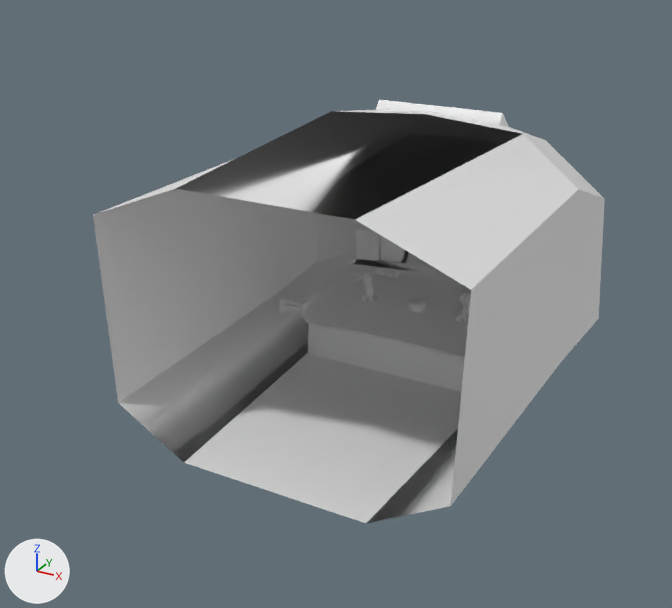
Renders of the FBX model Assets/Models/cockpitBLOCKOUT.fbx from each side of a commit.
Both versions are drawn from a 50 mm camera at (10.9, -25.3, 13.2) aimed at (-1.2, -3.3, 2.2). Every picture has the same lights, and +X, +Y and +Z are marked at lower left. Where no turn or scale is listed for an object, it has been applied to the vertices.
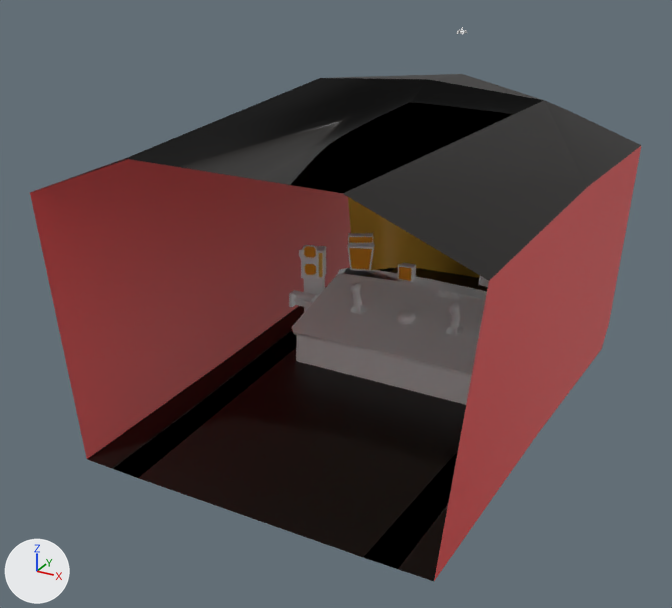
The change, as a diff of the scene's bpy script:
```diff
--- a/Assets/Models/cockpitBLOCKOUT.fbx.py
+++ b/Assets/Models/cockpitBLOCKOUT.fbx.py
@@ mat_base @@
+mat_base = principled_material('Base')
+mat_base.base_color = (0.0031, 0.00132, 0.000103)  # black #0a0400
@@ me_cube_056 @@
 # used by ob_cube_007; location = (0.0, -1.14, 0.99); scale = (9.04, 11.7, 5.74)
-me_cube_056.from_pydata(...)  # 47 vertices, 40 faces; spans x -0.572..0.572, y -0.665..0.596, z -0.26..1.106
+me_cube_056.from_pydata(...)  # 47 vertices, 40 faces; spans x -0.547..0.547, y -0.665..0.596, z -0.215..1.106
+# me_cube_056 part 1: 35 of 47 vertices moved; they spanned x -0.572..0.572, y -0.665..0.596, z -0.26..0.872 and now span x -0.547..0.547, y -0.665..0.596, z -0.215..0.872; mean shift (0.0, -0.02, -0.019); largest move (-0.549, 0.023, -0.031) -> (-0.485, -0.156, -0.211)
+# me_cube_056 part 2: all 8 faces centred in x -0.443..0.443, y 0.161..0.361, z 0.756..1.051 switch from no material to mat_base (black #0a0400)
+# me_cube_056 part 3: all 4 faces centred in x -0.422..0.422, y -0.31..-0.292, z 0.968..1.072 switch from no material to mat_base (black #0a0400)
+me_cube_056.materials.append(mat_screen)  # orange #e7b33f
+me_cube_056.materials.append(mat_screenside)  # red #e73e3e
@@ ob_cube_007 @@
 ob_cube_007.location = (0.0, -1.14, 0.99)
-ob_cube_007.scale = (9.04, 11.7, 5.74)
+ob_cube_007.scale = (10.4, 13.5, 6.62)
@@ ob_cube_002 @@
-ob_cube_002 = bpy.data.objects.new('Cube.002', me_cube_016)
@@ ob_cube_026 @@
 ob_cube_026 = bpy.data.objects.new('Cube.026', me_cube_032)
-ob_cube_026.location = (-3.62, -1.47, 0.85)
+ob_cube_026.location = (-3.56, -0.98, 0.88)
@@ ob_cube_004 @@
-ob_cube_004 = bpy.data.objects.new('Cube.004', me_cube_005)
@@ ob_cube_020 @@
-ob_cube_020 = bpy.data.objects.new('Cube.020', me_cube_026)
@@ ob_cube_039 @@
 ob_cube_039 = bpy.data.objects.new('Cube.039', me_cube_045)
+ob_cube_039.parent = ob_meter_001
 ob_cube_039.location = (-3.373, 1.651, 3.864)
@@ ob_cube @@
 ob_cube = bpy.data.objects.new('Cube', me_cube_055)
-ob_cube.location = (0.0, 0.0, 0.05)
+ob_cube.location = (0.0, -0.75, -0.05)
@@ ob_cube_003 @@
-ob_cube_003 = bpy.data.objects.new('Cube.003', me_cube_004)
@@ ob_cube_011 @@
-ob_cube_011 = bpy.data.objects.new('Cube.011', me_cube_013)
@@ ob_meter_001 @@
+ob_meter_001 = bpy.data.objects.new('Meter.001', None)
+ob_meter_001.location = (-2.64, 1.01, 2.66)
+ob_meter_001.rotation_euler = (0.0, 0.0, 0.524)  # degrees (0, 0, 30)
@@ ob_tvcone_001_tvcone_dupli @@
+ob_tvcone_001_tvcone_dupli = bpy.data.objects.new('TVCone.001|TVCone|Dupli|', me_cube_026_1)  # 21 vertices, 21 faces; spans x -0.466..0.53, y -0.461..0.447, z -0.446..0.446; in mat_tvplastic (white #e7e7e7), mat_screentv (orange #e79400)
+ob_tvcone_001_tvcone_dupli.location = (-2.63, 1.06, 2.06)
@@ ob_oxygenemetter_001_oxygenemetter_dupli @@
+ob_oxygenemetter_001_oxygenemetter_dupli = bpy.data.objects.new('OxygeneMetter.001|OxygeneMetter|Dupli|', me_cube_013_1)  # 70 vertices, 68 faces; spans x -0.4..0.5, y -0.51..0.25, z -2.28..0.51; in mat_screen (orange #e7b33f), mat_tvplastic (white #e7e7e7)
+ob_oxygenemetter_001_oxygenemetter_dupli.location = (-3.87, 0.04, 1.97)
@@ ob_oxygenemetter_001_roundscreen_dupli_0_1 @@
+ob_oxygenemetter_001_roundscreen_dupli_0_1 = bpy.data.objects.new('OxygeneMetter.001|RoundScreen|Dupli|0.1', me_cube_043_1)  # 54 vertices, 42 faces; spans x -0.28..0.28, y -0.28..0.28, z -0.046..0.046; in mat_tvplastic (white #e7e7e7), mat_screentv (orange #e79400)
+ob_oxygenemetter_001_roundscreen_dupli_0_1.parent = ob_oxygenemetter_001
+ob_oxygenemetter_001_roundscreen_dupli_0_1.location = (-0.0332, -0.262, 0.381)
+ob_oxygenemetter_001_roundscreen_dupli_0_1.rotation_euler = (1.571, 0.0, 0.0)  # degrees (90, 0, 0)
+ob_oxygenemetter_001_roundscreen_dupli_0_1.scale = (0.797, 0.797, 0.797)
@@ ob_oxygenemetter_001 @@
+ob_oxygenemetter_001 = bpy.data.objects.new('OxygeneMetter.001', None)
+ob_oxygenemetter_001.location = (-3.843, -0.136, 2.07)
+ob_oxygenemetter_001.rotation_euler = (0.0, 0.0, 0.349)  # degrees (0, 0, 20)
@@ ob_tv_003_tv_dupli @@
+ob_tv_003_tv_dupli = bpy.data.objects.new('TV.003|TV|Dupli|', me_cube_006_1)  # 28 vertices, 26 faces; spans x -0.618..0.618, y -0.488..0.488, z -0.618..0.618; in mat_tvplastic (white #e7e7e7), mat_screentv (orange #e79400)
+ob_tv_003_tv_dupli.parent = ob_tv_003
+ob_tv_003_tv_dupli.location = (0.0, 0.0, 0.0)
@@ ob_tv_003 @@
+ob_tv_003 = bpy.data.objects.new('TV.003', None)
+ob_tv_003.location = (-0.916, 1.063, 1.784)
+ob_tv_003.rotation_euler = (0.0, 0.0, 0.0391)  # degrees (0, 0, 2.2)
+ob_tv_003.scale = (0.434, 0.434, 0.434)
@@ ob_oxygenemetter_001_roundscreen_dupli_0_2 @@
+ob_oxygenemetter_001_roundscreen_dupli_0_2 = bpy.data.objects.new('OxygeneMetter.001|RoundScreen|Dupli|0.2', me_cube_043_1)  # 54 vertices, 42 faces; spans x -0.28..0.28, y -0.28..0.28, z -0.046..0.046; in mat_tvplastic (white #e7e7e7), mat_screentv (orange #e79400)
+ob_oxygenemetter_001_roundscreen_dupli_0_2.parent = ob_oxygenemetter_001
+ob_oxygenemetter_001_roundscreen_dupli_0_2.location = (-0.0332, -0.262, -0.233)
+ob_oxygenemetter_001_roundscreen_dupli_0_2.rotation_euler = (1.571, 0.0, 0.0)  # degrees (90, 0, 0)
+ob_oxygenemetter_001_roundscreen_dupli_0_2.scale = (0.797, 0.797, 0.797)
```

Boxes (x1, y1, x2, y2) around the edits, measured in the pictures (672 x 608 px; the box of a moved part takes in the faces that stretch with it):
'Cube.007', reshaped, recoloured, rescaled (19% wider, 22% taller)
    before: (93, 107, 605, 523)
    after: (30, 74, 641, 581)
'Cube', moved
    before: (304, 259, 471, 392)
    after: (292, 268, 487, 405)
'OxygeneMetter.001|OxygeneMetter|Dupli|', added
    after: (299, 245, 326, 312)
'TVCone.001|TVCone|Dupli|', added
    after: (347, 242, 374, 271)
'Cube.026', moved
    before: (280, 296, 308, 318)
    after: (289, 290, 317, 308)
'Cube.011', deleted
    before: (355, 230, 381, 261)
'Cube.020', deleted
    before: (381, 236, 405, 262)
'TV.003|TV|Dupli|', added
    after: (397, 263, 416, 282)
'Cube.039', moved (not visible before)
    after: (348, 233, 373, 244)
'OxygeneMetter.001|RoundScreen|Dupli|0.1', added
    after: (303, 245, 317, 259)
'OxygeneMetter.001|RoundScreen|Dupli|0.2', added
    after: (303, 262, 317, 276)
'Cube.003', deleted
    before: (358, 246, 371, 259)
'Cube.002', deleted
    before: (359, 231, 371, 243)
'Cube.004', deleted
    before: (348, 271, 362, 280)
part 1 of me_cube_056, moved or reshaped
    before: (93, 134, 605, 523)
    after: (30, 100, 641, 581)
part 2 of me_cube_056, recoloured
    before: (338, 107, 544, 140)
    after: (335, 74, 542, 100)
part 3 of me_cube_056, recoloured
    before: (176, 111, 522, 220)
    after: (125, 78, 544, 193)
